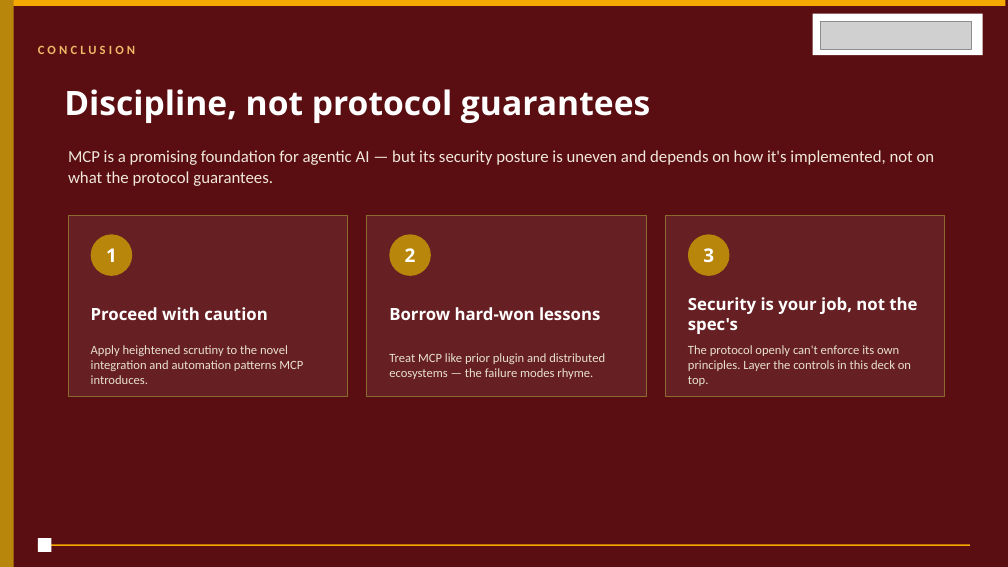
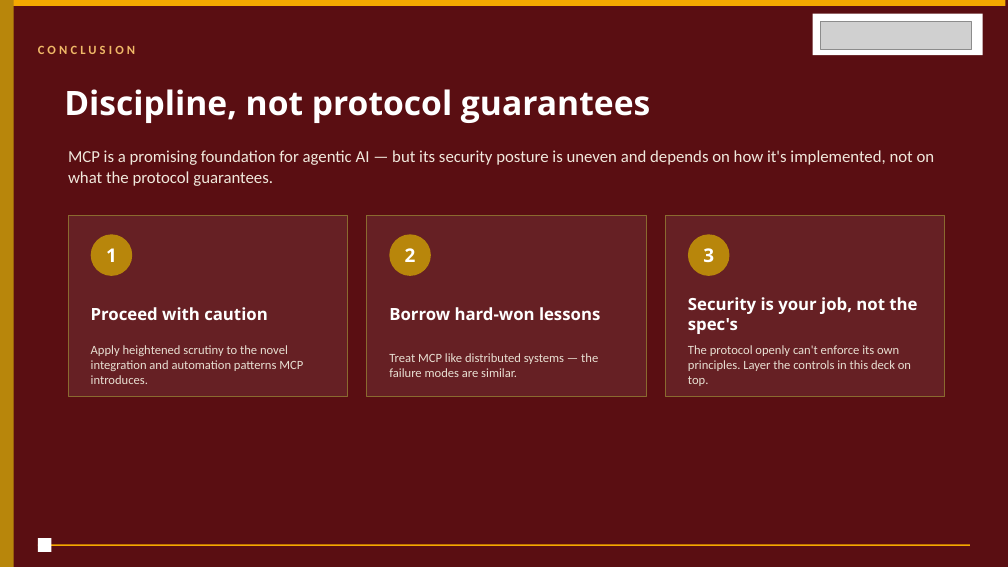
Before and after one commit to Jamie-Jaworski/ai-training, a slide deck: slide 17 of track2/session3/MCP_Deck3_Security.pptx. Drawn at 1008x567 pixels with LibreOffice and Linux fonts; fonts in the diff are those of the drawing; grey boxes stand for pictures. Boxes give left, top, right and bottom in pixels: in the first picture for what was removed or moved away, otherwise in the second. Text is boxed around its words. In the diff, an @@ line names an element or a change of style, - is before the commit and + after.

```diff
--- a/track2/session3/MCP_Deck3_Security.pptx
+++ b/track2/session3/MCP_Deck3_Security.pptx
@@ text at <box>389,353,598,377</box>: text changed @@
-Treat MCP like prior plugin and distributed ecosystems — the failure modes rhyme.
+Treat MCP like distributed systems — the failure modes are similar.
```
Also in this commit, not shown: 1 other slide changed, 3 other files.
